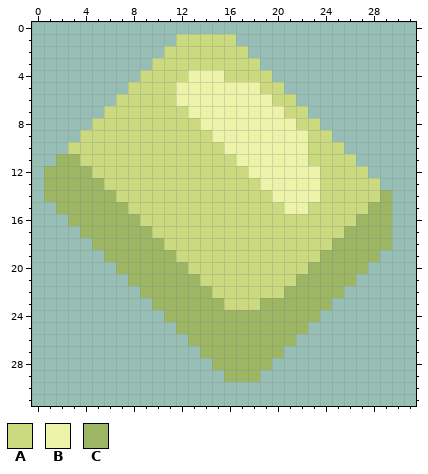
A pixel-art sprite gets an edit: core/assets-raw/sprites/items/item-plastanium.png. Above is the file before it was changed.
The file is 32x32 pixels.
Palette (. is transparent): A #cbd97f  B #edf3a9  C #9cb664
Pixels before, first column x 1:
 1 ...........AAAAA.............
 2 ..........AAAAAAA............
 3 .........AAAAAAAAA...........
 4 ........AAAABBBAAAA..........
 5 .......AAAABBBBBBBAA.........
 6 ......AAAAABBBBBBBBAA........
 7 .....AAAAAAABBBBBBBBAA.......
 8 ....AAAAAAAAABBBBBBBBAA......
 9 ...AAAAAAAAAAABBBBBBBBAA.....
10 ..AAAAAAAAAAAAABBBBBBBAAA....
11 .CCAAAAAAAAAAAAABBBBBBAAAA...
12 CCCCAAAAAAAAAAAAABBBBBBAAAA..
13 CCCCCAAAAAAAAAAAAABBBBBAAAAA.
14 CCCCCCAAAAAAAAAAAAABBBBAAAAAC
15 .CCCCCCAAAAAAAAAAAAABBAAAAACC
16 ..CCCCCCAAAAAAAAAAAAAAAAAACCC
17 ...CCCCCCAAAAAAAAAAAAAAAACCCC
18 ....CCCCCCAAAAAAAAAAAAAACCCCC
19 .....CCCCCCAAAAAAAAAAAACCCCC.
20 ......CCCCCCAAAAAAAAAACCCCC..
21 .......CCCCCCAAAAAAAACCCCC...
22 ........CCCCCCAAAAAACCCCC....
23 .........CCCCCCAAACCCCCC.....
24 ..........CCCCCCCCCCCCC......
25 ...........CCCCCCCCCCC.......
26 ............CCCCCCCCC........
27 .............CCCCCCC.........
28 ..............CCCCC..........
29 ...............CCC...........
New version:
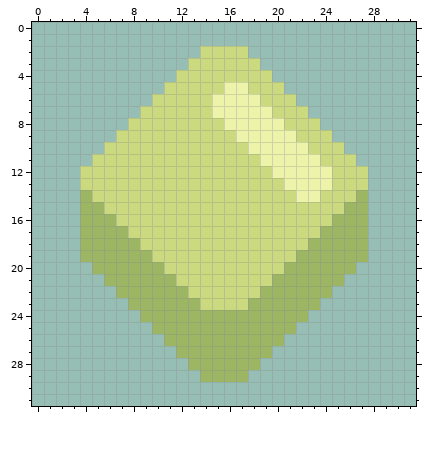
Change:
{"y":1,"x":12,"old":"AAAAA","new":"....."}
{"y":2,"x":11,"old":"AAA","new":"..."}
{"y":3,"x":10,"old":"AAA","new":"..."}
{"y":4,"x":9,"old":"AAA","new":"..."}
{"y":4,"x":13,"old":"BBB","new":"AAA"}
{"y":5,"x":8,"old":"AAA","new":"..."}
{"y":5,"x":12,"old":"BBBB","new":"AAAA"}
{"y":5,"x":18,"old":"B","new":"A"}
{"y":6,"x":7,"old":"AAA","new":"..."}
{"y":6,"x":12,"old":"BBB","new":"AAA"}
{"y":6,"x":19,"old":"B","new":"A"}
{"y":7,"x":6,"old":"AAA","new":"..."}
{"y":7,"x":13,"old":"BB","new":"AA"}
{"y":7,"x":20,"old":"B","new":"A"}
{"y":8,"x":5,"old":"AAA","new":"..."}
{"y":8,"x":14,"old":"BB","new":"AA"}
{"y":8,"x":21,"old":"B","new":"A"}
{"y":9,"x":4,"old":"AAA","new":"..."}
{"y":9,"x":15,"old":"BB","new":"AA"}
{"y":9,"x":22,"old":"B","new":"A"}
{"y":10,"x":3,"old":"AAA","new":"..."}
{"y":10,"x":16,"old":"BB","new":"AA"}
{"y":11,"x":2,"old":"CCA","new":"..."}
{"y":11,"x":17,"old":"BB","new":"AA"}
{"y":11,"x":23,"old":"A","new":"B"}
{"y":12,"x":1,"old":"CCCC","new":"...A"}
{"y":12,"x":18,"old":"BB","new":"AA"}
{"y":12,"x":24,"old":"A","new":"B"}
{"y":13,"x":1,"old":"CCCCC","new":"...AA"}
{"y":13,"x":19,"old":"BB","new":"AA"}
{"y":13,"x":24,"old":"A","new":"B"}
{"y":13,"x":28,"old":"A","new":"."}
{"y":14,"x":1,"old":"CCC","new":"..."}
{"y":14,"x":5,"old":"CC","new":"AA"}
{"y":14,"x":20,"old":"BB","new":"AA"}
{"y":14,"x":27,"old":"AAC","new":"C.."}
{"y":15,"x":2,"old":"CC","new":".."}
{"y":15,"x":6,"old":"CC","new":"AA"}
{"y":15,"x":21,"old":"BB","new":"AA"}
{"y":15,"x":26,"old":"AACC","new":"CC.."}
{"y":16,"x":3,"old":"C","new":"."}
{"y":16,"x":7,"old":"CC","new":"AA"}
{"y":16,"x":25,"old":"AA","new":"CC"}
{"y":16,"x":28,"old":"CC","new":".."}
{"y":17,"x":8,"old":"CC","new":"AA"}
{"y":17,"x":24,"old":"AA","new":"CC"}
{"y":17,"x":28,"old":"CC","new":".."}
{"y":18,"x":4,"old":".","new":"C"}
{"y":18,"x":9,"old":"CC","new":"AA"}
{"y":18,"x":23,"old":"AA","new":"CC"}
{"y":18,"x":28,"old":"CC","new":".."}
{"y":19,"x":4,"old":"..","new":"CC"}
{"y":19,"x":10,"old":"CC","new":"AA"}
{"y":19,"x":22,"old":"AA","new":"CC"}
{"y":19,"x":28,"old":"C","new":"."}
{"y":20,"x":5,"old":"..","new":"CC"}
{"y":20,"x":11,"old":"CC","new":"AA"}
{"y":20,"x":21,"old":"AA","new":"CC"}
{"y":20,"x":27,"old":"C","new":"."}
{"y":21,"x":6,"old":"..","new":"CC"}
{"y":21,"x":12,"old":"CC","new":"AA"}
{"y":21,"x":20,"old":"AA","new":"CC"}
{"y":21,"x":26,"old":"C","new":"."}
{"y":22,"x":7,"old":"..","new":"CC"}
{"y":22,"x":13,"old":"CC","new":"AA"}
{"y":22,"x":19,"old":"AA","new":"CC"}
{"y":22,"x":25,"old":"C","new":"."}
{"y":23,"x":8,"old":"..","new":"CC"}
{"y":23,"x":14,"old":"CC","new":"AA"}
{"y":23,"x":18,"old":"A","new":"C"}
{"y":23,"x":24,"old":"C","new":"."}
{"y":24,"x":9,"old":"..","new":"CC"}
{"y":24,"x":23,"old":"C","new":"."}
{"y":25,"x":10,"old":"..","new":"CC"}
{"y":25,"x":22,"old":"C","new":"."}
{"y":26,"x":11,"old":"..","new":"CC"}
{"y":26,"x":21,"old":"C","new":"."}
{"y":27,"x":12,"old":"..","new":"CC"}
{"y":27,"x":20,"old":"C","new":"."}
{"y":28,"x":13,"old":"..","new":"CC"}
{"y":28,"x":19,"old":"C","new":"."}
{"y":29,"x":14,"old":"..","new":"CC"}
{"y":29,"x":18,"old":"C","new":"."}
{"label":"changed","picture_box":[44,34,392,382]}
